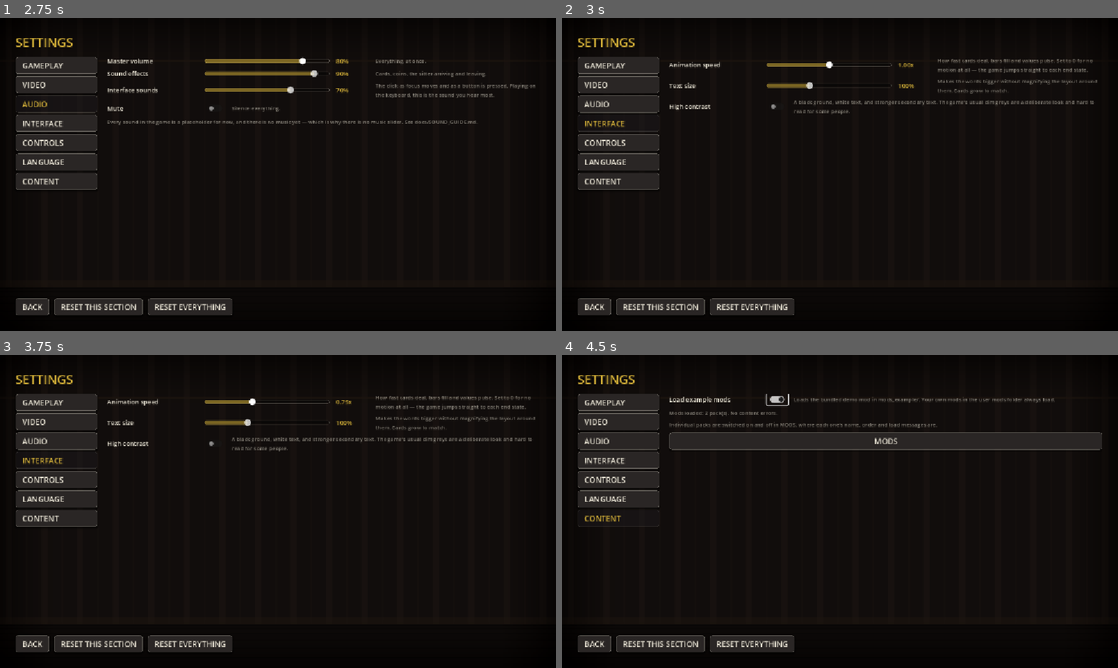
Above: before the commit, frames 1-4 (two rows, left to right).
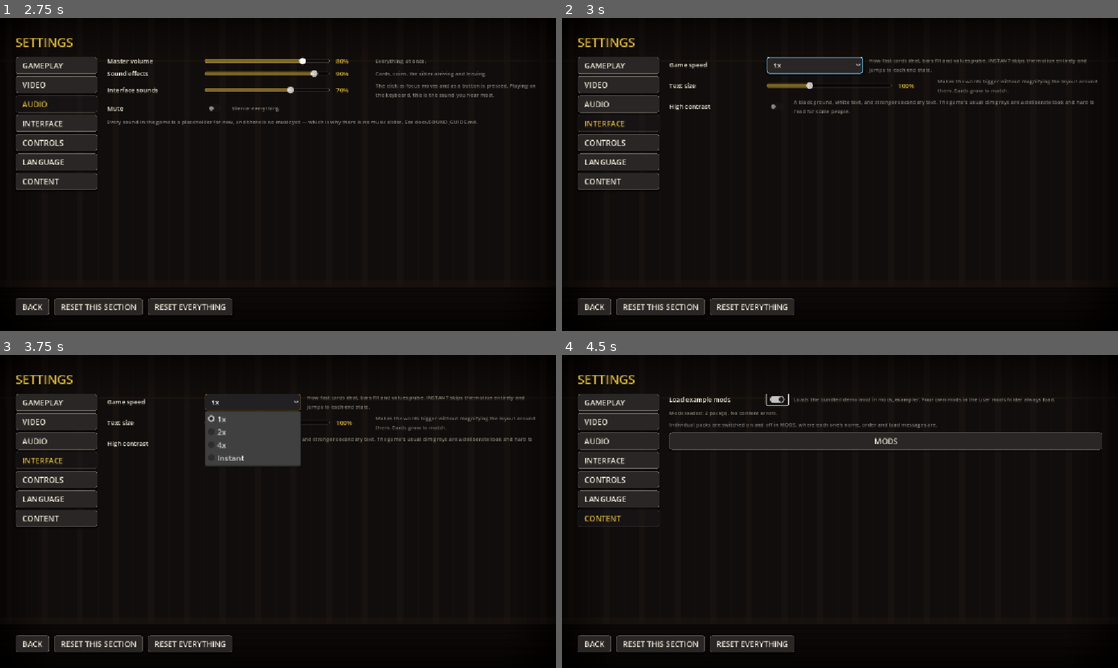
Above: after the commit, the same moments.

Repository: SwanFortune/fortune
Game: Godot game, scene res://scenes/SettingsMenu.tscn
Same seed, same stepped clock (60 frames per second), same inputs: the game is played once before the commit and once after it. This scene is started directly instead of the project's main scene.
Inputs (mouse positions are in pixels of both pictures, inside the frame that each line leads up to):
- Up to frame 1 (2.75 s): click "VIDEO" at 0.5 s; click "GAMEPLAY" at 1.25 s; click "AUDIO" at 2 s
- Up to frame 2 (3 s): click "INTERFACE" at 2.75 s
- Up to frame 3 (3.75 s): click (250, 401) at 3.5 s, where only the run after the commit has a clickable "1x"
- Up to frame 4 (4.5 s): click "CONTENT" at 4.25 s

Frame 1 is identical in both runs. In frame 2, 1.4% of the frame differs, in the area x 19-96%, y 12-18%; in frame 3, 4.0%, in the area x 19-96%, y 12-36%; in frame 4, nothing differs.

Commit message:
Four game speeds instead of a slider nobody drags to 1.37x
Animation speed was a continuous slider from 0 to 2. It is four steps now, the
way Balatro does it, and the row is called GAME SPEED rather than "animation
speed" because that is what it is.

1x, 2x, 4x, INSTANT -- not Balatro's 0.5/1/2/4. Two reasons. The half-speed
step is a control nobody reaches for. And 0 has to stay in the set: it is the
reduced-motion path, and every animation in the game already checks
UIKit.motion_off() and jumps to its end state. Folding that in as the fourth
step keeps it to the four asked for rather than needing a fifth row for
accessibility. What is lost is "slower than normal", which the old slider
allowed and which is not a thing anyone wants.

AND dur() NO LONGER DIVIDES BY A FLOOR. At the instant setting it was returning
seconds / 0.01 -- a hundred times LONGER. Nothing hit it, because every
animation site guards motion_off() (audited: all of them, including the knock,
the pulse and the card lift). But an instant setting that makes the next
animation somebody adds a hundred times slower is a landmine, so it returns 0.0
and is right by construction rather than by everyone remembering.

Both guarded: the speed set has to be four, with no duplicates, and every one
of them has to survive set_value and _validate_choices -- an entry the
validator rejects is an option that silently resets itself on the next launch.
Verified red by restoring the old dur() (fails with "instant gives a duration
of 100.0") and by adding a fifth speed.

Full suite green.

Co-Authored-By: Claude Opus 5 <noreply@anthropic.com>
Claude-Session: https://claude.ai/code/session_01J6RRrwyn3hcGZTmEVan3Un

Diff:
--- a/godot/autoload/Settings.gd
+++ b/godot/autoload/Settings.gd
@@ -25,6 +25,16 @@
 ## the rest. Also the single source of truth for what a valid setting IS —
 ## set() rejects anything not listed, so a typo'd key fails loudly at the
 ## call site instead of silently persisting a value nothing ever reads.
+## The four animation speeds, as multipliers. `dur()` divides by this, so a
+## bigger number is a faster game.
+##
+## 1x, 2x, 4x, and INSTANT rather than Balatro's 0.5/1/2/4. Two reasons: the
+## half-speed step is a control nobody reaches for, and 0 has to stay in the set
+## because it is the reduced-motion path — every animation in the game checks
+## UIKit.motion_off() and jumps to its end state. Folding that into the speed
+## control keeps it to the four asked for instead of needing a fifth row.
+const ANIMATION_SPEEDS := [1.0, 2.0, 4.0, 0.0]
+
 const DEFS := {
 	# ── video ────────────────────────────────────────────────────────────
 	# One of WINDOW_MODES. Replaces the old `fullscreen` bool, which could not
@@ -53,7 +63,10 @@
 	"ui_volume": [0.7, 0.0, 1.0],
 	"muted": [false],
 	# ── interface / accessibility ────────────────────────────────────────
-	"animation_scale": [1.0, 0.0, 2.0],
+	# FOUR SPEEDS, not a slider — the shape Balatro uses, and the one that
+	# actually gets used: nobody drags a continuous control to 1.37x. See
+	# ANIMATION_SPEEDS for why the fourth is "instant" rather than 0.5x.
+	"animation_scale": [1.0],
 	# Multiplies every font size UIKit hands out, and the card face with them
 	# so the text still fits. Separate from ui_scale, which magnifies the whole
 	# interface including the gaps: this makes the WORDS bigger at the same
@@ -327,7 +340,8 @@
 ## fall through every match and land on an arbitrary branch. Cheaper to refuse
 ## it on load than to make each apply function defensive.
 func _validate_choices() -> void:
-	for pair in [["window_mode", WINDOW_MODES], ["vsync", VSYNC_MODES], ["resolution", RESOLUTIONS]]:
+	for pair in [["window_mode", WINDOW_MODES], ["vsync", VSYNC_MODES], ["resolution", RESOLUTIONS],
+			["animation_scale", ANIMATION_SPEEDS]]:
 		var key: String = pair[0]
 		if _values.has(key) and not pair[1].has(_values[key]):
 			push_warning("[Settings] '%s' had an unknown value %s; using the default." % [key, _values[key]])
--- a/godot/scenes/SettingsMenu.gd
+++ b/godot/scenes/SettingsMenu.gd
@@ -173,10 +173,11 @@
 
 
 func _pane_interface(v: VBoxContainer) -> void:
-	v.add_child(UIKit.setting_slider(
-		"animation_scale", I18n.t("Animation speed"),
-		I18n.t("How fast cards deal, bars fill and values pulse. Set to 0 for no motion at all — the game jumps straight to each end state."),
-		func(x): return I18n.t("off") if float(x) <= 0.01 else "%.2fx" % float(x)))
+	v.add_child(UIKit.setting_choice(
+		"animation_scale", I18n.t("Game speed"),
+		I18n.t("How fast cards deal, bars fill and values pulse. INSTANT skips the motion entirely and jumps to each end state."),
+		Settings.ANIMATION_SPEEDS,
+		[I18n.t("1x"), I18n.t("2x"), I18n.t("4x"), I18n.t("Instant")]))
 	v.add_child(UIKit.setting_slider(
 		"text_scale", I18n.t("Text size"),
 		I18n.t("Makes the words bigger without magnifying the layout around them. Cards grow to match."),
--- a/godot/scenes/UIKit.gd
+++ b/godot/scenes/UIKit.gd
@@ -635,8 +635,16 @@
 	return Settings.animation_scale() <= 0.01
 
 
-## A duration scaled by the player's animation-speed setting.
+## A duration at the player's chosen game speed. Bigger speed, shorter duration.
+##
+## ZERO WHEN MOTION IS OFF, not a huge number. Every animation in the game is
+## supposed to check motion_off() and jump to its end state, and today they all
+## do — but dividing by a floor of 0.01 meant that the day one did not, its
+## animation would take a hundred times as long instead of no time at all. An
+## instant setting that makes something slower is the worst possible answer.
 static func dur(seconds: float) -> float:
+	if motion_off():
+		return 0.0
 	return seconds / maxf(Settings.animation_scale(), 0.01)
 
 
--- a/godot/tests/test_settings.gd
+++ b/godot/tests/test_settings.gd
@@ -33,6 +33,7 @@
 	"_test_unknown_key_is_refused",
 	"_test_every_setting_is_reachable",
 	"_test_every_setting_moves_something",
+	"_test_the_game_speeds_are_four_and_all_work",
 	"_test_choice_defaults_are_valid_choices",
 	"_test_a_bad_stored_choice_falls_back",
 	"_test_legacy_fullscreen_migrates",
@@ -214,7 +215,7 @@
 		"sfx_volume": [0.2, 1.0, func(): return AudioServer.get_bus_volume_db(AudioServer.get_bus_index("SFX"))],
 		"ui_volume": [0.2, 1.0, func(): return AudioServer.get_bus_volume_db(AudioServer.get_bus_index("UI"))],
 		"muted": [false, true, func(): return AudioServer.is_bus_mute(0)],
-		"animation_scale": [1.0, 0.0, func(): return [UIKit.dur(1.0), UIKit.motion_off()]],
+		"animation_scale": [1.0, 4.0, func(): return [UIKit.dur(1.0), UIKit.motion_off()]],
 		"text_scale": [1.0, 1.3, func(): UIKit.refresh_look(); return UIKit.text_scale],
 		"high_contrast": [false, true, func(): UIKit.refresh_look(); return UIKit.INK],
 		"start_energy": [3, 7, func(): return run.cfg_energy()],
@@ -258,6 +259,43 @@
 	done("_test_every_setting_moves_something")
 
 
+## FOUR GAME SPEEDS, AND EVERY ONE OF THEM DOES SOMETHING.
+##
+## A speed set is easy to get wrong in a way nothing else notices: a duplicate
+## entry, a value the validator then rejects on the next launch, or an "instant"
+## that is really "a hundred times slower" because dur() divides by a floor
+## instead of short-circuiting.
+func _test_the_game_speeds_are_four_and_all_work() -> void:
+	var UIKit = load("res://scenes/UIKit.gd")
+	var before = settings.get_value("animation_scale")
+
+	check(settings.ANIMATION_SPEEDS.size() == 4,
+		"there should be four game speeds, there are %d" % settings.ANIMATION_SPEEDS.size())
+	var seen := {}
+	var durations := {}
+	for speed in settings.ANIMATION_SPEEDS:
+		check(not seen.has(speed), "game speed %s is listed twice" % speed)
+		seen[speed] = true
+		# Every speed has to survive a round trip through set_value and the
+		# choice validator, or it is an option that silently resets itself.
+		settings.set_value("animation_scale", speed)
+		check(settings.get_value("animation_scale") == speed,
+			"game speed %s did not stick — set_value or _validate_choices refuses it" % speed)
+		durations[speed] = UIKit.dur(1.0)
+
+	# Faster must mean shorter, and instant must mean instant.
+	check(durations[1.0] > durations[2.0] and durations[2.0] > durations[4.0],
+		"the speeds do not order: 1x=%s 2x=%s 4x=%s" % [durations[1.0], durations[2.0], durations[4.0]])
+	settings.set_value("animation_scale", 0.0)
+	check(UIKit.motion_off(), "the instant speed does not read as motion-off")
+	check(UIKit.dur(1.0) == 0.0,
+		"instant gives a duration of %s — an animation that skipped its motion_off() guard would run at that, not instantly"
+			% UIKit.dur(1.0))
+
+	settings.set_value("animation_scale", before)
+	done("_test_the_game_speeds_are_four_and_all_work")
+
+
 func _test_choice_defaults_are_valid_choices() -> void:
 	for pair in [["window_mode", settings.WINDOW_MODES], ["vsync", settings.VSYNC_MODES],
 			["resolution", settings.RESOLUTIONS]]:
